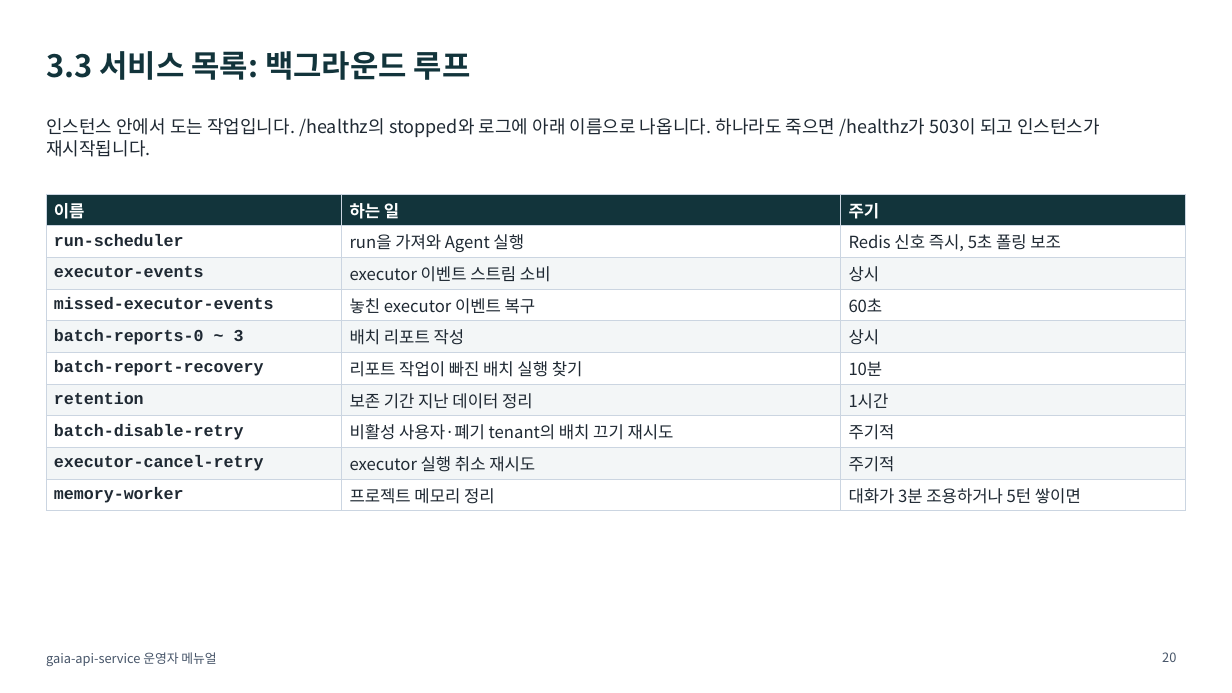
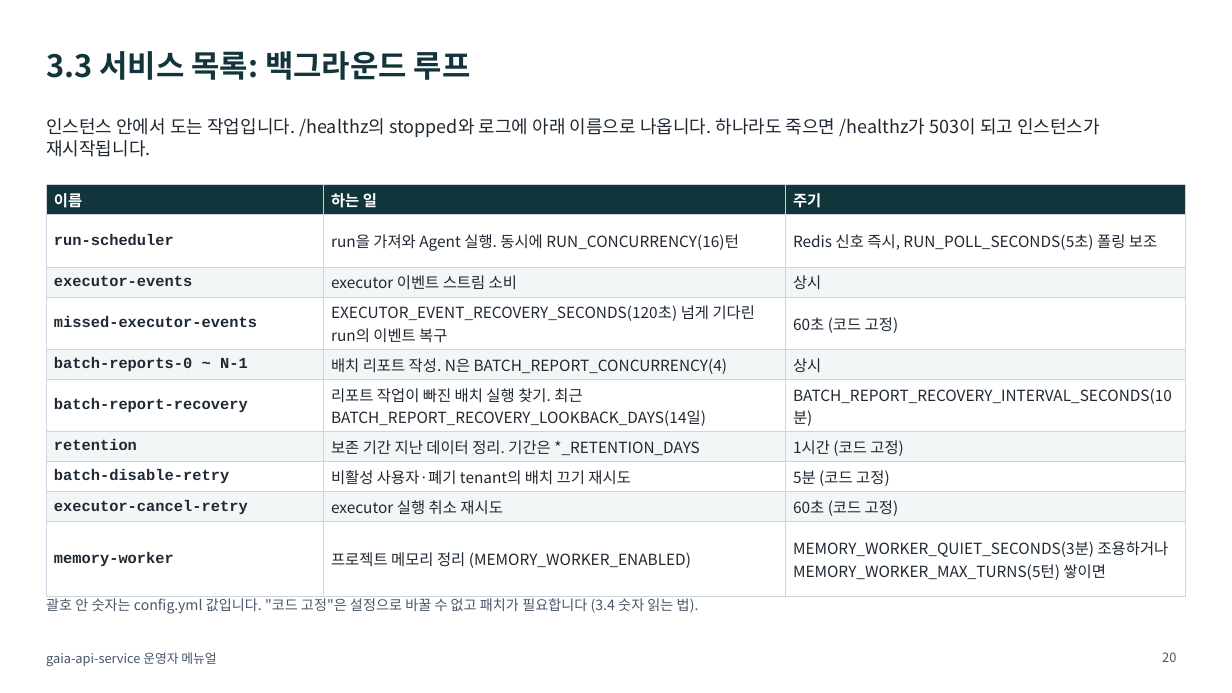
Before and after one commit to KimHwaJin/pr-agentic-service, a slide deck: slide 20 of docs/deliverables/08-operator-manual.pptx. Drawn at 1232x693 pixels with LibreOffice and Linux fonts; fonts in the diff are those of the drawing. Boxes give left, top, right and bottom in pixels: in the first picture for what was removed or moved away, otherwise in the second. Text is boxed around its words. In the diff, an @@ line names an element or a change of style, - is before the commit and + after.

```diff
--- a/docs/deliverables/08-operator-manual.pptx
+++ b/docs/deliverables/08-operator-manual.pptx
@@ table at [46,185,1186,584] @@
-row 2, column 2: run을 가져와 Agent 실행
+row 2, column 2: run을 가져와 Agent 실행. 동시에 RUN_CONCURRENCY(16)턴
-row 2, column 3: Redis 신호 즉시, 5초 폴링 보조
+row 2, column 3: Redis 신호 즉시, RUN_POLL_SECONDS(5초) 폴링 보조
-row 4, column 2: 놓친 executor 이벤트 복구
+row 4, column 2: EXECUTOR_EVENT_RECOVERY_SECONDS(120초) 넘게 기다린 run의 이벤트 복구
-row 4, column 3: 60초
+row 4, column 3: 60초 (코드 고정)
-row 5, column 1: batch-reports-0 ~ 3
+row 5, column 1: batch-reports-0 ~ N-1
-row 5, column 2: 배치 리포트 작성
+row 5, column 2: 배치 리포트 작성. N은 BATCH_REPORT_CONCURRENCY(4)
-row 6, column 2: 리포트 작업이 빠진 배치 실행 찾기
+row 6, column 2: 리포트 작업이 빠진 배치 실행 찾기. 최근 BATCH_REPORT_RECOVERY_LOOKBACK_DAYS(14일)
-row 6, column 3: 10분
+row 6, column 3: BATCH_REPORT_RECOVERY_INTERVAL_SECONDS(10분)
-row 7, column 2: 보존 기간 지난 데이터 정리
+row 7, column 2: 보존 기간 지난 데이터 정리. 기간은 *_RETENTION_DAYS
-row 7, column 3: 1시간
+row 7, column 3: 1시간 (코드 고정)
-row 8, column 3: 주기적
+row 8, column 3: 5분 (코드 고정)
-row 9, column 3: 주기적
+row 9, column 3: 60초 (코드 고정)
-row 10, column 2: 프로젝트 메모리 정리
+row 10, column 2: 프로젝트 메모리 정리 (MEMORY_WORKER_ENABLED)
-row 10, column 3: 대화가 3분 조용하거나 5턴 쌓이면
+row 10, column 3: MEMORY_WORKER_QUIET_SECONDS(3분) 조용하거나 MEMORY_WORKER_MAX_TURNS(5턴) 쌓이면
@@ size 13 to 12 pt in "이름", "하는 일", "주기", "run-scheduler" and 12 more places @@
@@ table: place and size @@
-table at [46,194,1186,508]
+table at [46,185,1186,584]
@@ text added at [46,596,699,614], 11 pt, text #475569 @@
+괄호 안 숫자는 config.yml 값입니다. "코드 고정"은 설정으로 바꿀 수 없고 패치가 필요합니다 (3.4 숫자 읽는 법).
```
Also in this commit, not shown: 19 other slides changed, 1 slide added, 5 other files.
